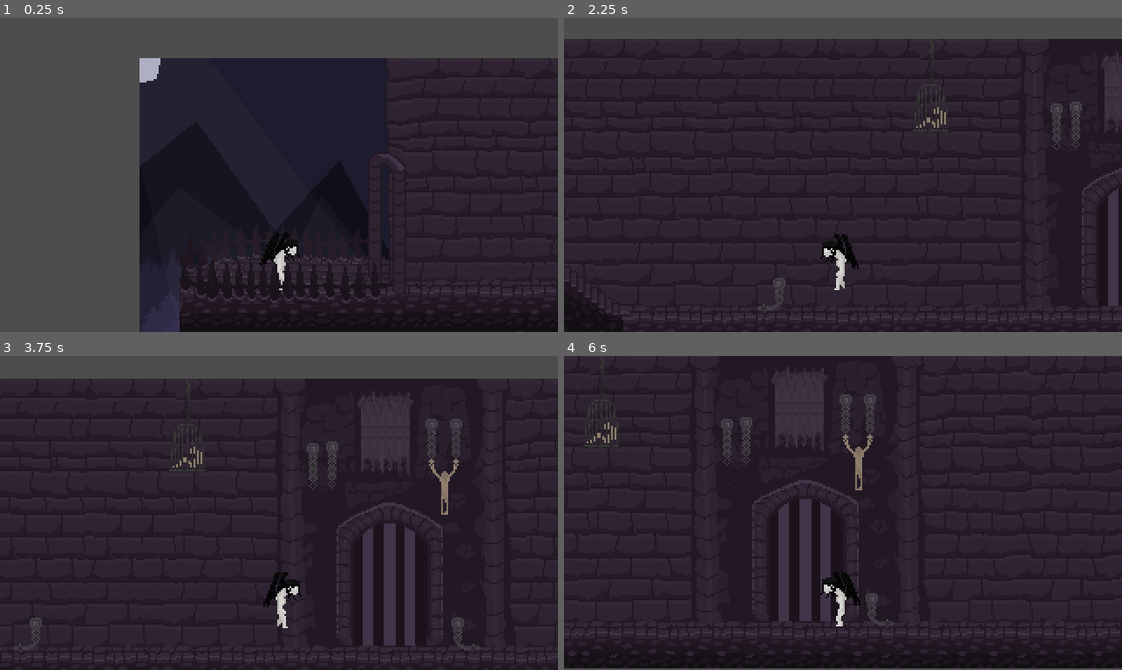
Above: before the commit, frames 1-4 (two rows, left to right).
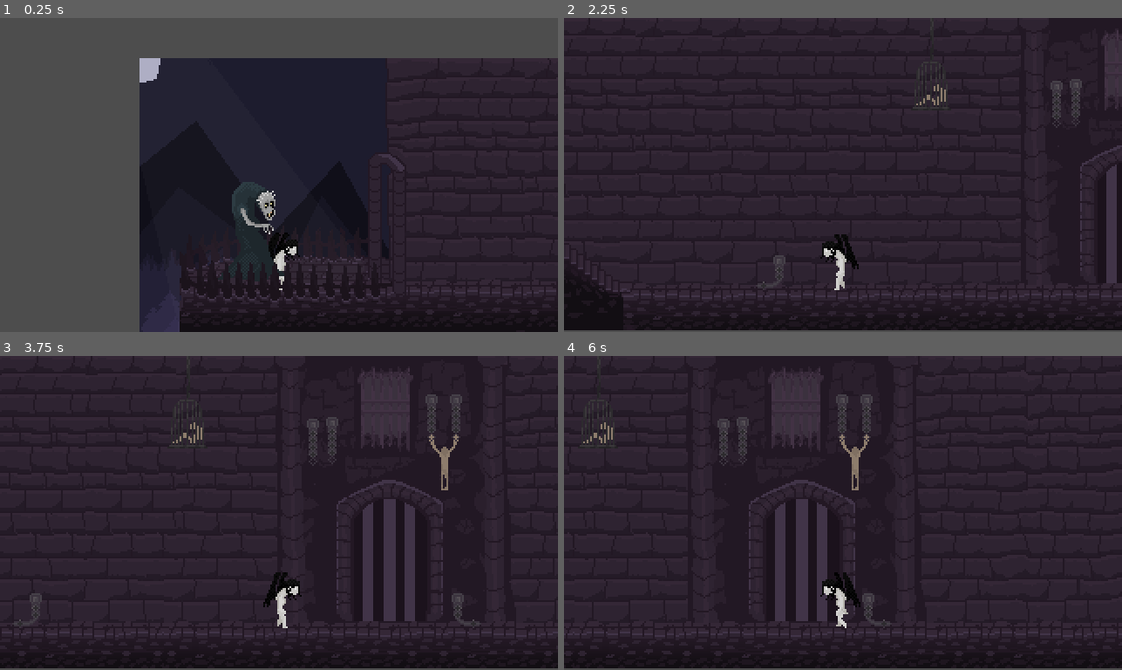
Above: after the commit, the same moments.

Repository: dylanschubart/godot-4-vampire-game
Game: Godot game, scene res://world.tscn
Two runs of this game, one before a commit and one after it. Both use one fixed random seed, a clock stepped at 60 frames per second and the inputs below.
Inputs:
- Up to frame 1 (0.25 s): no input
- Up to frame 2 (2.25 s): hold D (WalkRight) 0.53-2.03 s; tap E (Interact) at 0.6, 1.35, 2.1 s; tap Space (Jump) at 0.77, 1.52 s; hold A (WalkLeft) from 2.03 s (still down)
- Up to frame 3 (3.75 s): release A (WalkLeft) at 2.78 s; hold D (WalkRight) from 2.78 s (still down); tap E (Interact) at 2.85, 3.6 s; tap Space (Jump) at 3.02 s
- Up to frame 4 (6 s): tap Space (Jump) at 3.77, 4.52 s; release D (WalkRight) at 4.28 s; hold A (WalkLeft) 4.28-5.03 s; tap E (Interact) at 4.35, 5.1, 5.85 s; hold D (WalkRight) 5.03-5.78 s; hold A (WalkLeft) from 5.78 s (still down)

The runs differ from the first frame. In frame 1, 0.8% of the frame differs, in the area x 40-51%, y 52-84%; in frame 2, 11%; in frame 3, 14%, in the area x 0-100%, y 0-100%; in frame 4, 3.2%.

Commit message:
added daddy & started moving him

Diff:
--- /dev/null
+++ b/Scenes/NPC & Enemies/Daddy.gd
@@ -0,0 +1,12 @@
+extends Node2D
+
+@onready var path_follow = get_parent()
+
+var _speed = 50
+
+# Called when the node enters the scene tree for the first time.
+func _ready():
+	pass # Replace with function body.
+
+func _physics_process(delta):
+	path_follow.set_h_offset(path_follow.get_h_offset() + _speed * delta)
--- /dev/null
+++ b/Scenes/NPC & Enemies/Daddy.tscn
@@ -0,0 +1,19 @@
+[gd_scene load_steps=3 format=3 uid="uid://bo7rlfhfey3gv"]
+
+[ext_resource type="Texture2D" uid="uid://dydflsp036b5f" path="res://Assets/NPC/Daddy.png" id="1_bexu1"]
+
+[sub_resource type="RectangleShape2D" id="RectangleShape2D_bhtup"]
+size = Vector2(28, 57)
+
+[node name="Node2D" type="Node2D"]
+position = Vector2(10, -20)
+
+[node name="Daddy" type="Sprite2D" parent="."]
+position = Vector2(-4, -10)
+texture = ExtResource("1_bexu1")
+
+[node name="Area2D" type="Area2D" parent="."]
+
+[node name="CollisionShape2D" type="CollisionShape2D" parent="Area2D"]
+position = Vector2(-10, -8.5)
+shape = SubResource("RectangleShape2D_bhtup")
--- a/world.tscn
+++ b/world.tscn
@@ -1,11 +1,12 @@
-[gd_scene load_steps=11 format=3 uid="uid://cotvapss3xvi"]
+[gd_scene load_steps=12 format=3 uid="uid://cotvapss3xvi"]
 
 [ext_resource type="Texture2D" uid="uid://oho6uwwsw2a4" path="res://Assets/Environment/dungeon/Hub_Background.png" id="1_o0e5a"]
 [ext_resource type="PackedScene" uid="uid://dmno3a63ki8kl" path="res://Scenes/Player.tscn" id="1_oavew"]
 [ext_resource type="Texture2D" uid="uid://gk6xgs6ybjst" path="res://Assets/Environment/dungeon/Hub_Foreground.png" id="2_btgch"]
-[ext_resource type="PackedScene" uid="uid://c10i6xtnpw0g2" path="res://Scenes/Objects/LevelSelect.tscn" id="2_uehoe"]
 [ext_resource type="Texture2D" uid="uid://maa28ki6ngm7" path="res://Assets/Environment/dungeon/DoorRightForeground.png" id="3_ipaq6"]
 [ext_resource type="PackedScene" uid="uid://b5mrbp81j7btc" path="res://Scenes/Objects/door.tscn" id="3_pwwuf"]
+[ext_resource type="PackedScene" uid="uid://bo7rlfhfey3gv" path="res://Scenes/NPC & Enemies/Daddy.tscn" id="6_cke6f"]
+[ext_resource type="Script" path="res://Scenes/NPC & Enemies/Daddy.gd" id="7_wj5h4"]
 
 [sub_resource type="RectangleShape2D" id="RectangleShape2D_ys3on"]
 size = Vector2(216, 20)
@@ -16,7 +17,11 @@
 [sub_resource type="RectangleShape2D" id="RectangleShape2D_gseom"]
 size = Vector2(20, 234)
 
-[sub_resource type="RectangleShape2D" id="RectangleShape2D_nb8wi"]
+[sub_resource type="Curve2D" id="Curve2D_00nt3"]
+_data = {
+"points": PackedVector2Array(0, 0, 0, 0, -10, -6, 0, 0, 0, 0, 178, -6, 0, 0, 0, 0, 215, 27, 0, 0, 0, 0, 459, 25)
+}
+point_count = 4
 
 [node name="World" type="Node2D"]
 
@@ -54,9 +59,6 @@
 position = Vector2(84.5, -101.5)
 shape = SubResource("RectangleShape2D_fi2jh")
 
-[node name="LevelSelect" parent="." instance=ExtResource("2_uehoe")]
-position = Vector2(277, -23)
-
 [node name="WallRight" type="StaticBody2D" parent="."]
 
 [node name="CollisionShape2D" type="CollisionShape2D" parent="WallRight"]
@@ -71,22 +73,20 @@
 shape = SubResource("RectangleShape2D_gseom")
 debug_color = Color(0.682353, 0.376471, 0.847059, 0.419608)
 
-[node name="Box" type="StaticBody2D" parent="."]
-position = Vector2(0, -23)
-
-[node name="CollisionShape2D" type="CollisionShape2D" parent="Box"]
-position = Vector2(39, -10)
-shape = SubResource("RectangleShape2D_nb8wi")
-
-[node name="Box2" type="StaticBody2D" parent="."]
-position = Vector2(20, -23)
-
-[node name="CollisionShape2D" type="CollisionShape2D" parent="Box2"]
-position = Vector2(39, -10)
-shape = SubResource("RectangleShape2D_nb8wi")
-
 [node name="Door" parent="." instance=ExtResource("3_pwwuf")]
 position = Vector2(164, -27)
 
 [node name="Player" parent="." instance=ExtResource("1_oavew")]
 position = Vector2(-328, -52)
+
+[node name="Path2D" type="Path2D" parent="."]
+position = Vector2(-346, -72)
+curve = SubResource("Curve2D_00nt3")
+
+[node name="PathFollow2D" type="PathFollow2D" parent="Path2D"]
+position = Vector2(-10, -6)
+rotates = false
+
+[node name="Daddy" parent="Path2D/PathFollow2D" instance=ExtResource("6_cke6f")]
+position = Vector2(10, 6)
+script = ExtResource("7_wj5h4")
